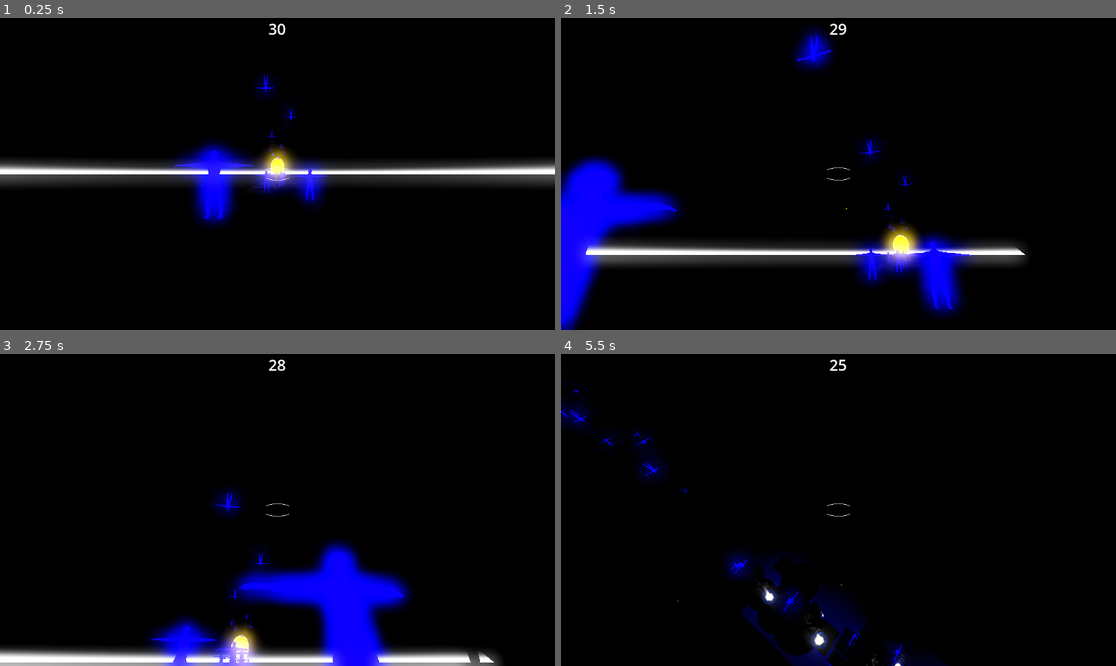
Above: before the commit, frames 1-4 (two rows, left to right).
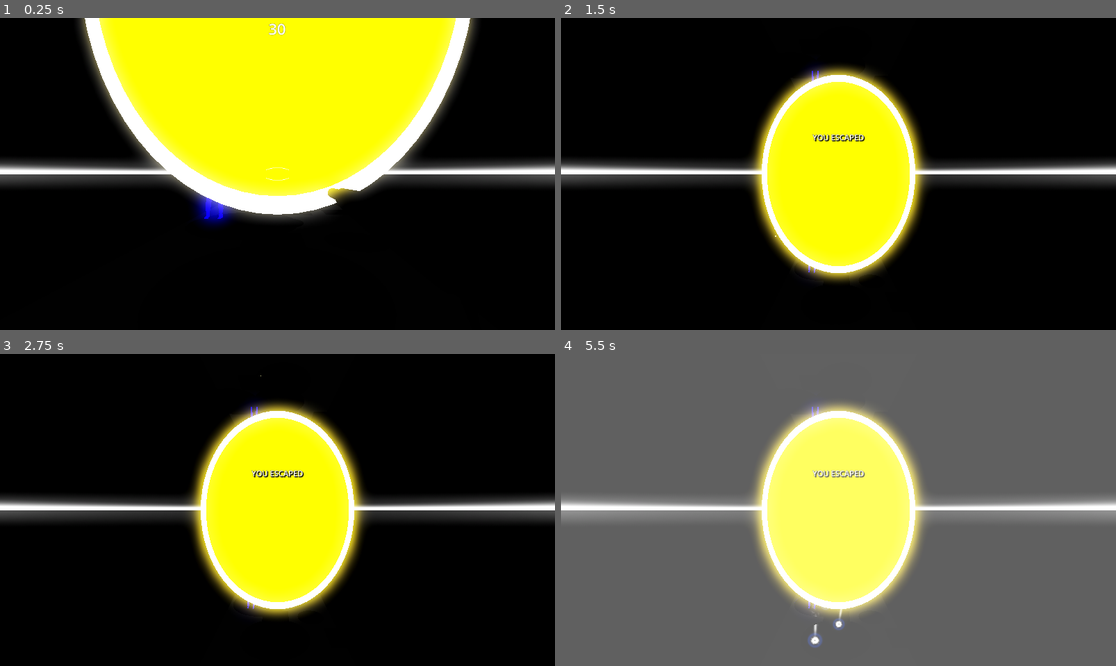
Above: after the commit, the same moments.

Repository: Games4Doritos/UWAGameJam2
Game: Godot game, scene res://Scenes/world.tscn
The game is run twice, just before and just after one commit, with the same random seed, the same clock (stepped at 60 frames per second) and the same inputs. This scene is started directly instead of the project's main scene.
Inputs (mouse positions are in pixels of both pictures, inside the frame that each line leads up to):
- Up to frame 1 (0.25 s): no input
- Up to frame 2 (1.5 s): move the mouse to (866, 174) at 0.52 s; hold Shift (run) 0.53-1.28 s; hold W (forward) from 0.53 s (still down); click (866, 174) at 0.67 s; tap Space (jump) at 0.77 s; move the mouse to (810, 174) at 1.27 s; click (810, 174) at 1.35 s
- Up to frame 3 (2.75 s): keep holding W (forward); tap Space (jump) at 1.52 s; move the mouse to (288, 503) at 2.02 s; hold Shift (run) from 2.03 s (still down); click (288, 503) at 2.17 s
- Up to frame 4 (5.5 s): keep holding W (forward); move the mouse to (832, 516) at 2.77 s; release Shift (run) at 2.78 s; click (832, 516) at 2.85 s; tap Space (jump) at 3.02, 3.77, 4.52 s; move the mouse to (877, 513) at 3.52 s; hold Shift (run) 3.53-4.28 s; click (877, 513) at 3.67 s; move the mouse to (794, 506) at 4.27 s; click (794, 506) at 4.35 s; move the mouse to (844, 510) at 5.02 s; hold Shift (run) from 5.03 s (still down); click (844, 510) at 5.17 s

The runs differ from the first frame. In frame 1, 35% of the frame differs, in the area x 14-86%, y 0-66%; in frame 2, 34%; in frame 3, 32%; in frame 4, 100%, in the area x 0-100%, y 0-100%.

Commit message:
fix: player height and timer
# Problem
- Player is short when gravity switches.
- Timer is still showing when game ends.

# Solution
- Adjusted camera height when gravity switches.
- Hide timer when game ends.

Diff:
--- a/Scenes/world.tscn
+++ b/Scenes/world.tscn
@@ -67,7 +67,7 @@
 transform = Transform3D(1, 0, 0, 0, -1, 8.742278e-08, 0, -8.742278e-08, -1, 0, 40.42602, 0)
 
 [node name="portal" parent="." instance=ExtResource("7_o06y3")]
-transform = Transform3D(2.5, 0, 0, 0, 3.228, 0, 0, 0, 2.5, 0, 10, -202.2111)
+transform = Transform3D(2.5, 0, 0, 0, 3.228, 0, 0, 0, 2.5, 0, 10, -7.0012817)
 
 [node name="Root Scene" parent="." instance=ExtResource("5_fo5ed")]
 transform = Transform3D(1, 0, 0, 0, 1, 0, 0, 0, 1, -2.463058, 1.0036545, -7.860717)
--- a/Scripts/player.gd
+++ b/Scripts/player.gd
@@ -33,7 +33,7 @@
 	up_direction.y *= -1
 
 	#Adjust camera
-	yaw.position.y += 0.7 * flip
+	yaw.position.y += 1 * flip
 
 	#flip view without affecting movement!
 	cam.rotate_z(deg_to_rad(180))
--- a/Scripts/portal.gd
+++ b/Scripts/portal.gd
@@ -9,3 +9,4 @@
 		$Win.show()
 		body.get_node("Control/crosshair").hide()
 		$Win/AnimationPlayer.play("fadeWhite")
+		get_tree().current_scene.get_node("Ui").hide()
--- a/Scripts/world.gd
+++ b/Scripts/world.gd
@@ -28,7 +28,7 @@
 
 		for enemy in get_tree().get_nodes_in_group("enemy"):
 			enemy.get_node("Timer").stop()
-
+		$Ui.hide()
 		print("GAME OVER")
 
 func _on_gravity_timer_timeout() -> void:
